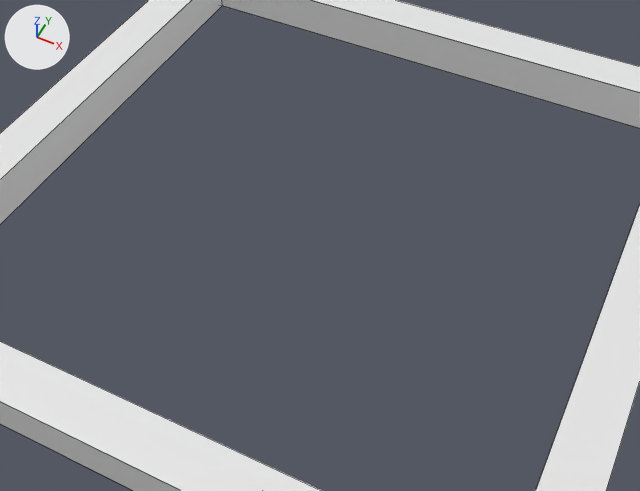
The Blender file board.blend, before and after one commit.
Before and after are seen from a 50 mm camera at (0.15, -0.3, 0.341) aimed at (0.008, -0.015, -0.015). Every picture has the same lights, and +X, +Y and +Z are marked at upper left. Mesh edges are drawn as thin lines.
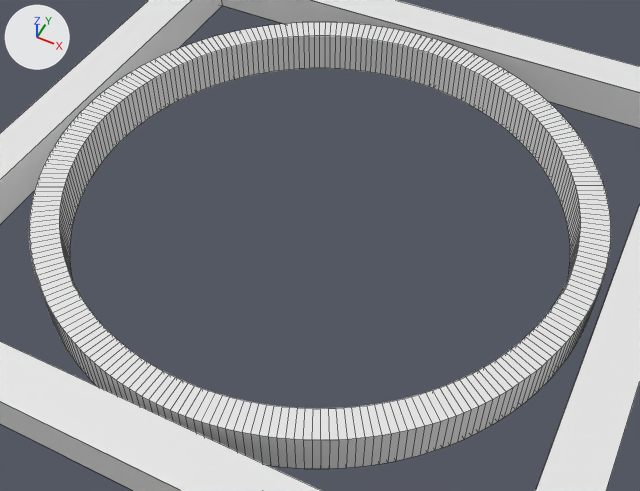
Pixel boxes [x1, y1, x2, y2] of what changed, in the pictures (640 x 491 px):
'Circle', added: after [29, 22, 611, 469]

The change in detail:
Mesh me_circle_004 is new.
It has 1028 vertices, 1028 faces and spans x -0.15..0.15, y -0.15..0.15, z -0.025..0.0.
Object 'Circle' (ob_circle) is new; it shows me_circle_004.
Its location is (0.0, 0.0, 0.0125).
